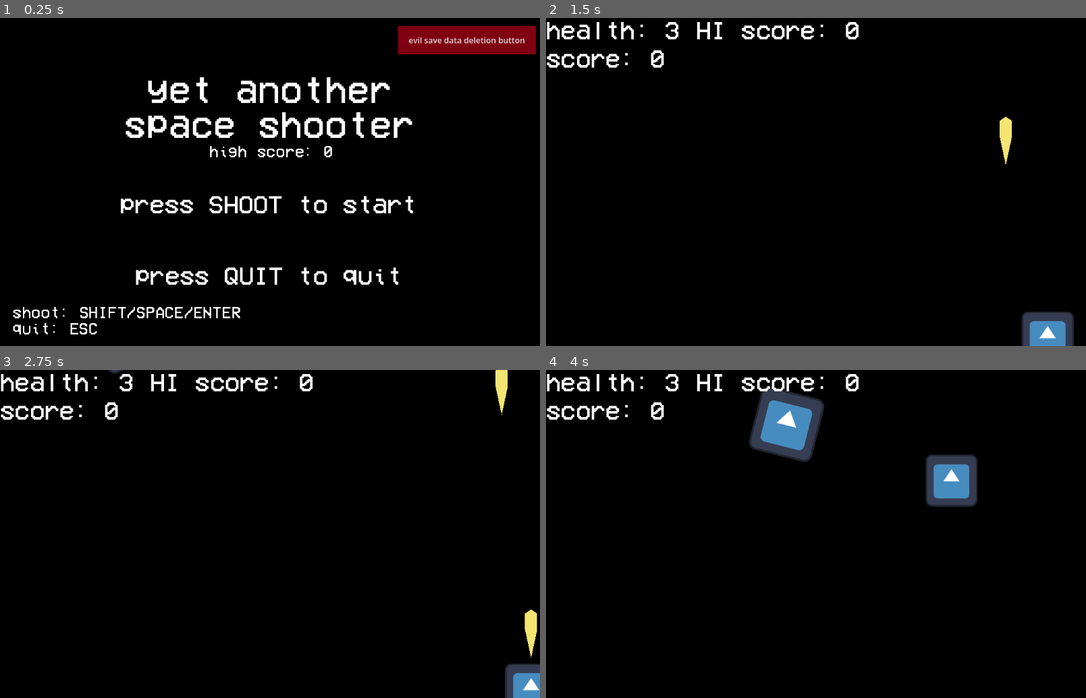
Above: before the commit, frames 1-4 (two rows, left to right).
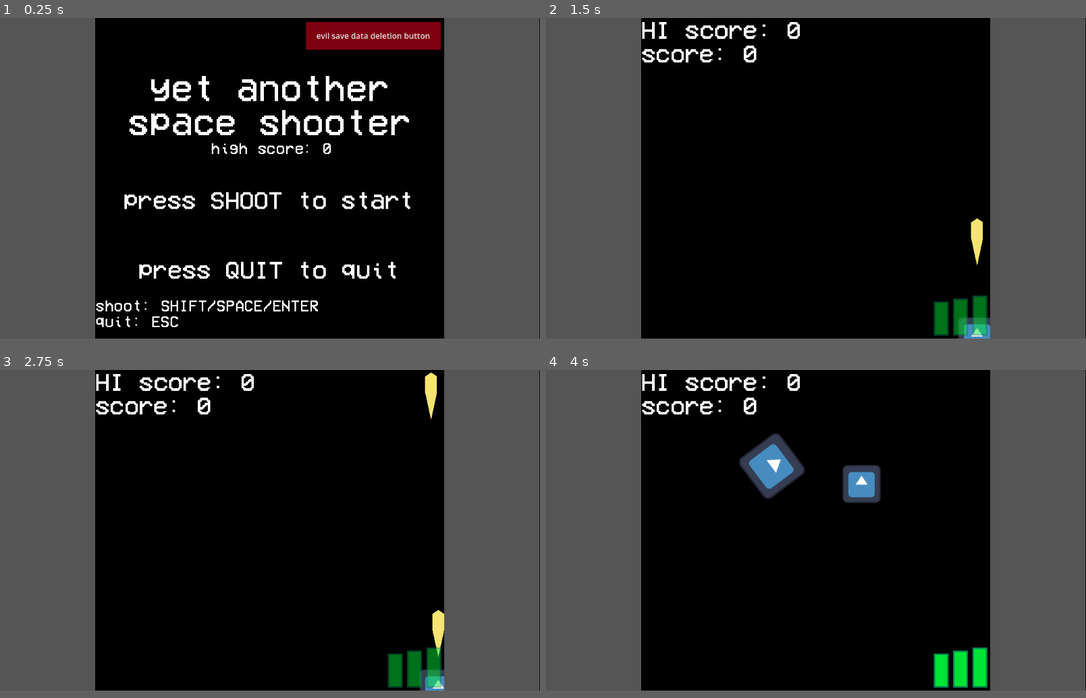
Above: after the commit, the same moments.

Repository: justinsly/shape-space
Game: Godot game, scene res://scenes/screens/titlescreen.tscn
Two runs of this game, one before a commit and one after it. Both use one fixed random seed, a clock stepped at 60 frames per second and the inputs below. The engine's default icon, where the game draws it, is replaced by a stand-in: a white triangle on a blue panel in a dark square.
Inputs:
- Up to frame 1 (0.25 s): no input
- Up to frame 2 (1.5 s): tap Enter at 0.5 s; hold Right (move_right) 0.53-1.28 s; hold Space (shoot) 0.53-1.28 s; hold Down (move_down) from 1.28 s (still down); tap Space (shoot) at 1.35 s
- Up to frame 3 (2.75 s): release Down (move_down) at 2.03 s; hold Right (move_right) from 2.03 s (still down); hold Space (shoot) from 2.03 s (still down)
- Up to frame 4 (4 s): release Right (move_right) at 2.78 s; release Space (shoot) at 2.78 s; hold Up (move_up) 2.78-3.53 s; tap Space (shoot) at 2.85 s; hold Left (move_left) from 3.53 s (still down); hold Space (shoot) from 3.53 s (still down)
In our replay, the window is 800x487 before the commit and 800x476 after it. These sizes can differ from the game's own. Grey fills any space a smaller window leaves; there, only what the larger window draws over its background counts as a difference.

The runs differ from the first frame. In frame 1, 43% of the frame differs, in the area x 0-100%, y 0-98%; in frame 2, 37%; in frame 3, 37%; in frame 4, 42%.

Commit message:
added placeholder screen border, new loading screen

Diff:
--- /dev/null
+++ b/loadinghandler.gd
@@ -0,0 +1,10 @@
+extends Node
+var loadingscreen := preload("res://scenes/screens/loading_screen.tscn")
+var scenetoload: String = "res://scenes/screens/titlescreen.tscn"
+
+## loads the loading screen and then the provided next scene,
+## loads the last loaded scene by default (and initially the title screen)
+func initiateloadingscreen(nextscene := scenetoload):
+	if nextscene != scenetoload:
+		scenetoload = nextscene
+	get_tree().change_scene_to_packed(loadingscreen)
--- a/project.godot
+++ b/project.godot
@@ -31,10 +31,12 @@
 [autoload]
 
 playervars="*res://playervars.gd"
+Screenborder="*uid://d2xmjt7gon5id"
+loadinghandler="*uid://fhdhrdq111b7"
 
 [display]
 
-window/size/viewport_width=1064
+window/size/viewport_width=1088
 window/size/sharp_corners=true
 window/energy_saving/keep_screen_on=false
 window/subwindows/embed_subwindows=false
--- a/scenes/entities/enemies/enemyGeneric/base_enemy.tscn
+++ b/scenes/entities/enemies/enemyGeneric/base_enemy.tscn
@@ -7,6 +7,7 @@
 [ext_resource type="Shape2D" uid="uid://dbjqyi1lr8ujd" path="res://scenes/entities/enemies/resources/basicenemycollision.tres" id="4_bsmmt"]
 
 [node name="BaseEnemy" type="Area2D" unique_id=1519813947 node_paths=PackedStringArray("knock_timer") groups=["enemy"]]
+scale = Vector2(0.8, 0.8)
 collision_layer = 4
 collision_mask = 2
 script = ExtResource("1_3yt4f")
--- a/scenes/entities/enemies/enemySpinner/enemy_spinner.gd
+++ b/scenes/entities/enemies/enemySpinner/enemy_spinner.gd
@@ -33,9 +33,10 @@
 	if dir <= 0:
 		while spinning:
 			var delta = get_process_delta_time()
-			if get_tree().is_paused():
-				await get_tree().create_timer(delta).timeout
-				continue
+			if is_inside_tree():
+				if get_tree().is_paused():
+					await get_tree().create_timer(delta).timeout
+					continue
 			var movedir = Vector2.UP.rotated(rotation) * speed
 			rotation -= PI * delta
 			position += movedir * delta
@@ -50,7 +51,8 @@
 			var movedir = Vector2.UP.rotated(rotation) * speed
 			rotation += PI * delta
 			position += movedir * delta
-			await get_tree().create_timer(delta).timeout
+			if is_inside_tree():
+				await get_tree().create_timer(delta).timeout
 
 func _process(delta: float):
 	if moving:
--- a/scenes/entities/enemies/enemySpinner/enemy_spinner.tscn
+++ b/scenes/entities/enemies/enemySpinner/enemy_spinner.tscn
@@ -7,6 +7,7 @@
 [ext_resource type="Shape2D" uid="uid://dbjqyi1lr8ujd" path="res://scenes/entities/enemies/resources/basicenemycollision.tres" id="3_pijsf"]
 
 [node name="Enemy_spinner" type="Area2D" unique_id=1415852988 groups=["enemy"]]
+scale = Vector2(0.8, 0.8)
 collision_layer = 4
 collision_mask = 34
 script = ExtResource("1_y1qkv")
--- a/scenes/entities/player/player.tscn
+++ b/scenes/entities/player/player.tscn
@@ -15,7 +15,7 @@
 size = Vector2(140, 140)
 
 [node name="Player" type="CharacterBody2D" unique_id=1727827527 groups=["player"]]
-scale = Vector2(0.8, 0.8)
+scale = Vector2(0.6, 0.6)
 collision_layer = 2
 collision_mask = 5
 motion_mode = 1
--- /dev/null
+++ b/scenes/screenborder.tscn
@@ -0,0 +1,23 @@
+[gd_scene format=3 uid="uid://d2xmjt7gon5id"]
+
+[node name="screenborder" type="Node2D" unique_id=305851217]
+
+[node name="Control" type="Control" parent="." unique_id=727732293]
+z_index = 5
+layout_mode = 3
+anchors_preset = 0
+offset_right = 40.0
+offset_bottom = 40.0
+
+[node name="ColorRect" type="ColorRect" parent="Control" unique_id=1786240258]
+layout_mode = 0
+offset_right = 192.0
+offset_bottom = 648.0
+color = Color(0.33511627, 0.33511627, 0.33511627, 1)
+
+[node name="ColorRect2" type="ColorRect" parent="Control" unique_id=1944097678]
+layout_mode = 0
+offset_left = 896.0
+offset_right = 1088.0
+offset_bottom = 648.0
+color = Color(0.33511627, 0.33511627, 0.33511627, 1)
--- a/scenes/screens/arcadegameover.gd
+++ b/scenes/screens/arcadegameover.gd
@@ -2,25 +2,26 @@
 
 signal pulse
 var oldscore = playervars.oldhiscore
-@export var game: PackedScene
+@export var scorelabel: Label
 
 func _ready():
 	if playervars.hiscore > oldscore:
-		$UI/score.text = "  NEW RECORD  \nCURRENT SCORE: %s\nPREVIOUS HIGH SCORE: %s" % [playervars.score, oldscore]
+		scorelabel.text = "  NEW RECORD  \nCURRENT SCORE: %s\nPREVIOUS HIGH SCORE: %s" % [playervars.score, oldscore]
 		pulse.emit()
 		playervars.oldhiscore = playervars.hiscore
 	else:
-		$UI/score.text = "SCORE: %s\nHIGH SCORE: %s" % [playervars.score, playervars.hiscore]
+		scorelabel.text = "SCORE: %s\nHIGH SCORE: %s" % [playervars.score, playervars.hiscore]
 
 func _process(_delta):
 	if Input.is_action_just_pressed("shoot"):
 		await get_tree().create_timer(0.2).timeout
-		get_tree().change_scene_to_packed(game)
+		loadinghandler.initiateloadingscreen("res://scenes/screens/main.tscn")
+		queue_free()
 
 	if Input.is_action_just_pressed("quit"):
 		print("quitting to title screen...")
-		get_tree().change_scene_to_file("res://scenes/screens/titlescreen.tscn")
-
+		loadinghandler.initiateloadingscreen("res://scenes/screens/titlescreen.tscn")
+		queue_free()
 
 func _on_pulse():
 	while true:
@@ -29,6 +30,6 @@
 		await get_tree().create_timer(1).timeout
 		if not is_inside_tree():
 			return
-		$UI/score.text = "! NEW RECORD !\nCURRENT SCORE: %s\nPREVIOUS HIGH SCORE: %s" % [playervars.score, oldscore]
+		scorelabel.text = "! NEW RECORD !\nCURRENT SCORE: %s\nPREVIOUS HIGH SCORE: %s" % [playervars.score, oldscore]
 		await get_tree().create_timer(1).timeout
-		$UI/score.text = "  NEW RECORD  \nCURRENT SCORE: %s\nPREVIOUS HIGH SCORE: %s" % [playervars.score, oldscore]
+		scorelabel.text = "  NEW RECORD  \nCURRENT SCORE: %s\nPREVIOUS HIGH SCORE: %s" % [playervars.score, oldscore]
--- a/scenes/screens/arcadegameover.tscn
+++ b/scenes/screens/arcadegameover.tscn
@@ -3,10 +3,13 @@
 [ext_resource type="Theme" uid="uid://dpxoi6db5uese" path="res://resources/biguitext_theme.tres" id="1_3dyt8"]
 [ext_resource type="Script" uid="uid://bg65yeggbh25b" path="res://scenes/screens/arcadegameover.gd" id="1_xbt5m"]
 [ext_resource type="PackedScene" uid="uid://cu3b6mcoi0h7n" path="res://scenes/screens/main.tscn" id="2_pdoka"]
+[ext_resource type="PackedScene" uid="uid://coqoyt2w1at22" path="res://scenes/screens/titlescreen.tscn" id="3_857on"]
 
-[node name="arcadegameover" type="Node" unique_id=1528588992]
+[node name="arcadegameover" type="Node" unique_id=1528588992 node_paths=PackedStringArray("scorelabel")]
 script = ExtResource("1_xbt5m")
 game = ExtResource("2_pdoka")
+scorelabel = NodePath("UI/score")
+titlescreen = ExtResource("3_857on")
 
 [node name="UI" type="Control" parent="." unique_id=256227185]
 layout_mode = 3
@@ -37,15 +40,16 @@
 anchor_top = 0.5
 anchor_right = 0.5
 anchor_bottom = 0.5
-offset_left = -552.0
-offset_top = 164.0
-offset_right = 560.0
-offset_bottom = 255.0
+offset_left = -436.0
+offset_top = 140.0
+offset_right = 676.0
+offset_bottom = 278.0
 grow_horizontal = 2
 grow_vertical = 2
-text = "press SHOOT to retry
+scale = Vector2(0.8, 0.8)
+text = "SHOOT to retry
 
-press QUIT to quit to title screen"
+QUIT back to title screen"
 horizontal_alignment = 1
 
 [node name="score" type="Label" parent="UI" unique_id=89507874]
--- /dev/null
+++ b/scenes/screens/loading_screen.gd
@@ -0,0 +1,6 @@
+extends Node2D
+
+func _ready() -> void:
+	var nextscene = load(loadinghandler.scenetoload)
+	await get_tree().create_timer(0.2).timeout
+	get_tree().change_scene_to_packed(nextscene)
--- /dev/null
+++ b/scenes/screens/loading_screen.tscn
@@ -0,0 +1,22 @@
+[gd_scene format=3 uid="uid://cbqxeq6457yy2"]
+
+[ext_resource type="Script" uid="uid://uq3gptorwby1" path="res://scenes/screens/loading_screen.gd" id="1_fywt6"]
+[ext_resource type="Theme" uid="uid://dpxoi6db5uese" path="res://resources/biguitext_theme.tres" id="1_o7q6f"]
+
+[node name="LoadingScreen" type="Node2D" unique_id=1975410413]
+script = ExtResource("1_fywt6")
+
+[node name="Label" type="Label" parent="." unique_id=2128594472]
+anchors_preset = 8
+anchor_left = 0.5
+anchor_top = 0.5
+anchor_right = 0.5
+anchor_bottom = 0.5
+offset_left = 392.0
+offset_top = 296.0
+offset_right = 685.0
+offset_bottom = 340.0
+grow_horizontal = 2
+grow_vertical = 2
+theme = ExtResource("1_o7q6f")
+text = "LOADING..."
--- a/scenes/screens/main.gd
+++ b/scenes/screens/main.gd
@@ -4,9 +4,12 @@
 ## to add a new entry: click on "Add Element" and then select a scene
 @export var spawnable_enemies: Array[PackedScene]
 @export var rare_spawnable_enemies: Array[PackedScene] ## this list of enemies should rarely spawn
+@export var HiscoreLabel: Label
+@export var ScoreLabel: Label
+@export var HealthHud: Sprite2D
 
 func _ready():
-	$HUD/HiscoreLabel.text = "HI score: %s" % playervars.hiscore
+	HiscoreLabel.text = "HI score: %s" % playervars.hiscore
 	playervars.health = 3
 	playervars.score = 0
 	playervars.oldhiscore = playervars.hiscore
@@ -26,19 +29,19 @@
 		sceneenemy = spawnable_enemies.pick_random() # change this to rare_spawnable_enemies once we actually add enemies to that list
 	#print(sceneenemy)
 	var enemy = sceneenemy.instantiate()
-	enemy.initialize(randf_range(16.0, 1048.0), -47)
+	enemy.initialize(randf_range(208.0, 872.0), -47)
 	add_child(enemy)
 
 func _on_player_hit():
-	$HUD/HealthLabel.text = "health: %s" % playervars.health
+	HealthHud.frame = playervars.health
 
 func _on_player_heal():
-	$HUD/HealthLabel.text = "health: %s" % playervars.health
+	HealthHud.frame = playervars.health
 
 
 func _on_scoremanager_update():
-	$HUD/ScoreLabel.text = "score: %s" % playervars.score
-	$HUD/HiscoreLabel.text = "HI score: %s" % playervars.hiscore
+	ScoreLabel.text = "score: %s" % playervars.score
+	HiscoreLabel.text = "HI score: %s" % playervars.hiscore
 
 	# FIXME: this shit gets intense the moment you reach a score of 3
 	#$enemyspawner.wait_time = $enemyspawner.wait_time + (((playervars.score * 0.5) * -1) + 0.4)
@@ -47,9 +50,21 @@
 
 
 func _on_player_explode():
+	var gameoverscreen = preload("res://scenes/screens/arcadegameover.tscn").instantiate()
 	await get_tree().create_timer(2).timeout
 	if playervars.hiscore > playervars.oldhiscore:
 		save_data()
 
 	get_tree().paused = false
-	get_tree().change_scene_to_file("res://scenes/screens/arcadegameover.tscn")
+	queue_free()
+	add_sibling(gameoverscreen)
+
+
+func _on_healthzone_area_entered(area: Area2D) -> void:
+	if area.is_in_group("player"):
+		HealthHud.modulate = Color(1, 1, 1, 0.5)
+
+
+func _on_healthzone_area_exited(area: Area2D) -> void:
+	if area.is_in_group("player"):
+		HealthHud.modulate = Color(1, 1, 1, 1)
--- a/scenes/screens/main.tscn
+++ b/scenes/screens/main.tscn
@@ -8,16 +8,26 @@
 [ext_resource type="Theme" uid="uid://dpxoi6db5uese" path="res://resources/biguitext_theme.tres" id="4_lquwl"]
 [ext_resource type="Script" uid="uid://ka2g0ttpsknb" path="res://scoremanager.gd" id="5_lquwl"]
 [ext_resource type="Script" uid="uid://wrj2frje2cqb" path="res://pausehandler.gd" id="6_7mycd"]
+[ext_resource type="Texture2D" uid="uid://cbpt1tqlwf1bv" path="res://resources/textures/healhud.png" id="7_htic3"]
 
 [sub_resource type="RectangleShape2D" id="RectangleShape2D_0xm2m"]
 size = Vector2(1274, 66)
 
 [sub_resource type="RectangleShape2D" id="RectangleShape2D_ig7tw"]
-size = Vector2(101, 728)
+size = Vector2(301, 728)
 
-[node name="Main" type="Node" unique_id=399326169]
+[sub_resource type="RectangleShape2D" id="RectangleShape2D_ftx24"]
+size = Vector2(275.5, 728)
+
+[sub_resource type="RectangleShape2D" id="RectangleShape2D_htic3"]
+size = Vector2(32.000004, 50.66664)
+
+[node name="Main" type="Node" unique_id=399326169 node_paths=PackedStringArray("HiscoreLabel", "ScoreLabel", "HealthHud")]
 script = ExtResource("1_h2yge")
 spawnable_enemies = Array[PackedScene]([ExtResource("2_2vgtk"), ExtResource("3_tkjme"), ExtResource("4_ftx24")])
+HiscoreLabel = NodePath("HUD/HiscoreLabel")
+ScoreLabel = NodePath("HUD/ScoreLabel")
+HealthHud = NodePath("HUD/HealthHud")
 
 [node name="Player" parent="." unique_id=1550446609 instance=ExtResource("1_ig7tw")]
 position = Vector2(576, 553)
@@ -34,12 +44,12 @@
 shape = SubResource("RectangleShape2D_0xm2m")
 
 [node name="CollisionShape2D" type="CollisionShape2D" parent="border" unique_id=678151430]
-position = Vector2(-82.5, 324)
+position = Vector2(17.5, 324)
 shape = SubResource("RectangleShape2D_ig7tw")
 
 [node name="CollisionShape2D4" type="CollisionShape2D" parent="border" unique_id=1801164904]
-position = Vector2(1145, 312)
-shape = SubResource("RectangleShape2D_ig7tw")
+position = Vector2(1057.75, 312)
+shape = SubResource("RectangleShape2D_ftx24")
 
 [node name="enemyspawner" type="Timer" parent="." unique_id=56657017]
 wait_time = 1.7999999999999998
@@ -47,31 +57,48 @@
 
 [node name="HUD" type="Control" parent="." unique_id=966378367]
 z_index = 1
+texture_filter = 1
 layout_mode = 3
-anchors_preset = 0
-offset_right = 40.0
-offset_bottom = 40.0
+anchors_preset = 15
+anchor_right = 1.0
+anchor_bottom = 1.0
+offset_left = 192.0
+offset_right = -192.0
+grow_horizontal = 2
+grow_vertical = 2
 theme = ExtResource("4_lquwl")
 
-[node name="HealthLabel" type="Label" parent="HUD" unique_id=896119358]
-layout_mode = 0
-offset_right = 40.0
-offset_bottom = 23.0
-text = "health: 3"
-
 [node name="ScoreLabel" type="Label" parent="HUD" unique_id=399315769]
-layout_mode = 0
-offset_top = 56.0
+layout_mode = 1
+offset_top = 48.0
 offset_right = 235.0
-offset_bottom = 100.0
+offset_bottom = 92.0
 text = "score: 0"
 
 [node name="HiscoreLabel" type="Label" parent="HUD" unique_id=1015457330]
-layout_mode = 0
-offset_left = 296.0
-offset_right = 619.0
+layout_mode = 1
+offset_right = 323.0
 offset_bottom = 44.0
 text = "HI score: 0"
+
+[node name="HealthHud" type="Sprite2D" parent="HUD" unique_id=1018957908]
+position = Vector2(704, 552)
+rotation = 1.5707964
+scale = Vector2(3, 3)
+texture = ExtResource("7_htic3")
+centered = false
+hframes = 7
+frame = 3
+
+[node name="healthzone" type="Area2D" parent="HUD/HealthHud" unique_id=1251853617]
+collision_layer = 0
+collision_mask = 2
+monitorable = false
+
+[node name="CollisionShape2D" type="CollisionShape2D" parent="HUD/HealthHud/healthzone" unique_id=640057447]
+position = Vector2(16, 17.333374)
+shape = SubResource("RectangleShape2D_htic3")
+debug_color = Color(0.521151, 0.5740061, 5.7756904e-07, 0.16700001)
 
 [node name="scoremanager" type="Node" parent="." unique_id=974389394 groups=["scoremanager"]]
 script = ExtResource("5_lquwl")
@@ -105,4 +132,6 @@
 [connection signal="heal" from="Player" to="." method="_on_player_heal"]
 [connection signal="hit" from="Player" to="." method="_on_player_hit"]
 [connection signal="timeout" from="enemyspawner" to="." method="_on_enemyspawner_timeout"]
+[connection signal="area_entered" from="HUD/HealthHud/healthzone" to="." method="_on_healthzone_area_entered"]
+[connection signal="area_exited" from="HUD/HealthHud/healthzone" to="." method="_on_healthzone_area_exited"]
 [connection signal="update" from="scoremanager" to="." method="_on_scoremanager_update"]
--- a/scenes/screens/titlescreen.gd
+++ b/scenes/screens/titlescreen.gd
@@ -6,6 +6,6 @@
 func _process(delta):
 	if Input.is_action_just_pressed("shoot"):
 		await get_tree().create_timer(0.5 * delta).timeout
-		get_tree().change_scene_to_file("res://scenes/screens/main.tscn")
+		loadinghandler.initiateloadingscreen("res://scenes/screens/main.tscn")
 	if Input.is_action_just_pressed("quit"):
 		get_tree().quit()
--- a/scenes/screens/titlescreen.tscn
+++ b/scenes/screens/titlescreen.tscn
@@ -2,6 +2,7 @@
 
 [ext_resource type="Script" uid="uid://clvoxhmr5d326" path="res://scenes/screens/titlescreen.gd" id="1_cjnew"]
 [ext_resource type="Theme" uid="uid://dpxoi6db5uese" path="res://resources/biguitext_theme.tres" id="2_goadl"]
+[ext_resource type="PackedScene" uid="uid://cu3b6mcoi0h7n" path="res://scenes/screens/main.tscn" id="2_owb6x"]
 [ext_resource type="Script" uid="uid://c0py1xgbklnim" path="res://debugdeletesavedata.gd" id="3_2bjoa"]
 
 [sub_resource type="StyleBoxFlat" id="StyleBoxFlat_8pdex"]
@@ -9,6 +10,7 @@
 
 [node name="titlescreen" type="Node" unique_id=152194447]
 script = ExtResource("1_cjnew")
+game = ExtResource("2_owb6x")
 
 [node name="UI" type="Control" parent="." unique_id=316907107]
 layout_mode = 3
@@ -78,9 +80,9 @@
 anchors_preset = 2
 anchor_top = 1.0
 anchor_bottom = 1.0
-offset_left = 24.0
+offset_left = 192.0
 offset_top = -112.0
-offset_right = 727.0
+offset_right = 895.0
 offset_bottom = -21.0
 grow_vertical = 0
 theme_override_font_sizes/font_size = 32
@@ -92,10 +94,10 @@
 anchors_preset = 1
 anchor_left = 1.0
 anchor_right = 1.0
-offset_left = -280.0
-offset_top = 16.0
-offset_right = -8.0
-offset_bottom = 72.0
+offset_left = -472.0
+offset_top = 8.0
+offset_right = -200.0
+offset_bottom = 64.0
 grow_horizontal = 0
 focus_mode = 0
 theme_override_styles/normal = SubResource("StyleBoxFlat_8pdex")
Not shown, added: loadinghandler.gd.uid
Binary file added: resources/textures/healhud.png
Not shown, added: resources/textures/healhud.png.import
Not shown, added: scenes/screens/loading_screen.gd.uid
Binary file added: src/healhud.ase
